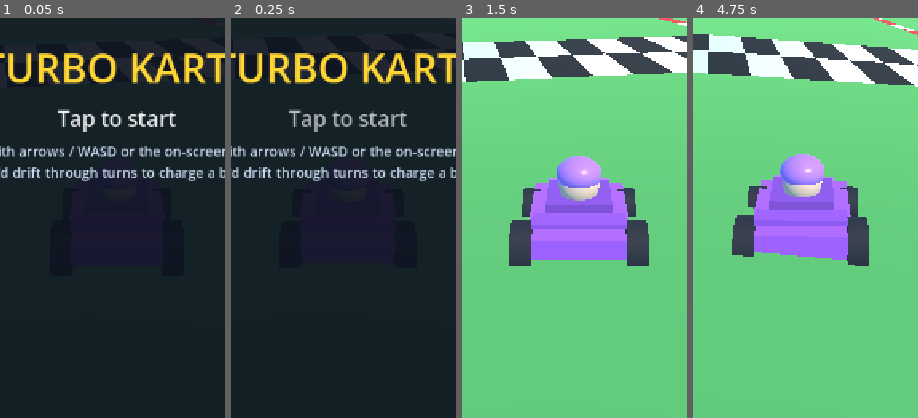
Above: before the commit, frames 1-4 (left to right).
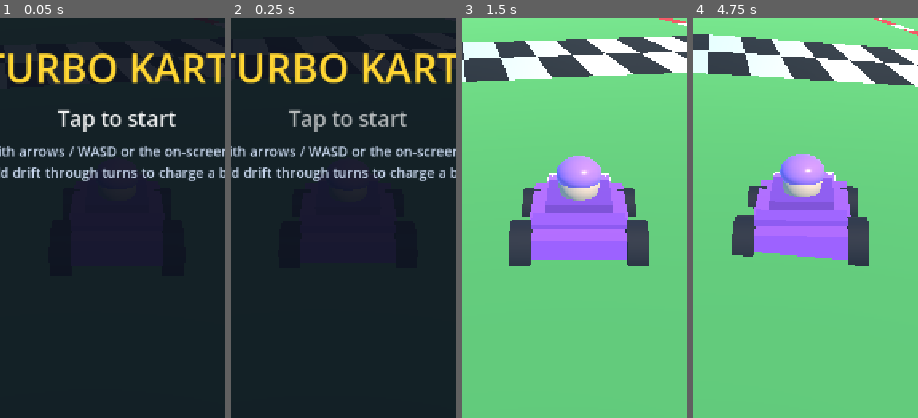
Above: after the commit, the same moments.

Repository: joseb33w/turbo-karts
Game: Godot game, scene res://main.tscn
Same seed, same stepped clock (60 frames per second), same inputs: the game is played once before the commit and once after it.
Inputs (mouse positions are % of the whole screen's width and height, from its top left):
- Up to frame 1 (0.05 s): no input
- Up to frame 2 (0.25 s): no input
- Up to frame 3 (1.5 s): tap Enter at 0.5 s; move the mouse to (72, 45) at 0.52 s; hold Right (kart_right) 0.53-1.28 s; hold Space (kart_drift) 0.53-1.28 s; click (72, 45) at 0.67 s; move the mouse to (30, 55) at 1.27 s; hold Down (kart_brake) from 1.28 s (still down); tap E (kart_item) at 1.35 s
- Up to frame 4 (4.75 s): move the mouse to (60, 28) at 2.02 s; release Down (kart_brake) at 2.03 s; hold Right (kart_right) 2.03-3.53 s; tap Shift at 2.1 s; move the mouse to (45, 70) at 2.77 s; tap Enter at 2.85 s; click (45, 70) at 2.92 s; tap Space (kart_drift) at 3.5 s; move the mouse to (80, 65) at 3.52 s; hold Space (kart_drift) 3.53-4.28 s; hold Left (kart_left) from 3.53 s (still down); move the mouse to (20, 35) at 4.27 s; tap E (kart_item) at 4.35 s
The pictures show only the part of the screen within x 24-74%, y 38-88%; the shares and areas given below are measured in that part.

The runs differ from the first frame. In frame 3, 0.1% of the frame differs, in the area x 20-84%, y 38-62%; in frame 4, 0.1%.

Commit message:
Build karts per style; build track from arena spec

Diff:
--- a/scripts/kart_build.gd
+++ b/scripts/kart_build.gd
@@ -1,18 +1,13 @@
 class_name KartBuild
 extends RefCounted
-## Builds a cute low-poly kart model (code-only meshes) in a Node3D.
-## The model faces -Z (Godot forward). Wheel meshes are returned so the caller
-## can spin them with speed.
+## Builds cute low-poly kart models (code-only meshes). The model faces -Z (Godot
+## forward). Each catalog vehicle has a `style` that tweaks proportions + accents so
+## the karts look visually distinct, plus emissive trim on the high-end machines.
 
 const PALETTE := [
-	Color(0.95, 0.27, 0.21),  # red
-	Color(0.20, 0.55, 0.95),  # blue
-	Color(0.30, 0.80, 0.35),  # green
-	Color(1.00, 0.78, 0.18),  # yellow
-	Color(0.70, 0.35, 0.90),  # purple
-	Color(1.00, 0.50, 0.20),  # orange
-	Color(0.20, 0.80, 0.80),  # teal
-	Color(0.95, 0.45, 0.70),  # pink
+	Color(0.95, 0.27, 0.21), Color(0.20, 0.55, 0.95), Color(0.30, 0.80, 0.35),
+	Color(1.00, 0.78, 0.18), Color(0.70, 0.35, 0.90), Color(1.00, 0.50, 0.20),
+	Color(0.20, 0.80, 0.80), Color(0.95, 0.45, 0.70),
 ]
 
 
@@ -36,23 +31,48 @@
 
 
 static func build(color: Color) -> Dictionary:
+	return build_def({"color": color, "style": "classic"})
+
+
+static func _params(style: String) -> Dictionary:
+	match style:
+		"sport":
+			return {"chassis": Vector3(1.45, 0.36, 2.30), "nose": 0.9, "spoiler": Vector3(1.4, 0.08, 0.4), "spoiler_y": 0.56, "wf": 0.32, "wr": 0.44, "emit": 0.0, "stripe": true}
+		"drift":
+			return {"chassis": Vector3(1.62, 0.40, 2.0), "nose": 0.7, "spoiler": Vector3(1.6, 0.1, 0.46), "spoiler_y": 0.62, "wf": 0.32, "wr": 0.52, "emit": 0.0, "stripe": false}
+		"heavy":
+			return {"chassis": Vector3(1.72, 0.55, 2.0), "nose": 0.7, "spoiler": Vector3(1.5, 0.12, 0.4), "spoiler_y": 0.66, "wf": 0.46, "wr": 0.52, "emit": 0.0, "stripe": false}
+		"gt":
+			return {"chassis": Vector3(1.42, 0.34, 2.42), "nose": 1.05, "spoiler": Vector3(1.45, 0.08, 0.42), "spoiler_y": 0.5, "wf": 0.32, "wr": 0.46, "emit": 0.35, "stripe": true}
+		"ace":
+			return {"chassis": Vector3(1.44, 0.34, 2.44), "nose": 1.05, "spoiler": Vector3(1.5, 0.09, 0.44), "spoiler_y": 0.52, "wf": 0.32, "wr": 0.46, "emit": 1.3, "stripe": true}
+		_:
+			return {"chassis": Vector3(1.5, 0.42, 2.1), "nose": 0.7, "spoiler": Vector3(1.3, 0.08, 0.35), "spoiler_y": 0.55, "wf": 0.32, "wr": 0.42, "emit": 0.0, "stripe": false}
+
+
+static func build_def(def: Dictionary) -> Dictionary:
+	var color: Color = def.get("color", Color(0.3, 0.8, 0.35))
+	var p := _params(str(def.get("style", "classic")))
+	var emit: float = p["emit"]
+
 	var root := Node3D.new()
 	root.name = "KartModel"
 
+	var cs: Vector3 = p["chassis"]
 	var chassis := MeshInstance3D.new()
 	var cm := BoxMesh.new()
-	cm.size = Vector3(1.5, 0.42, 2.1)
+	cm.size = cs
 	chassis.mesh = cm
-	chassis.material_override = _mat(color, 0.45)
+	chassis.material_override = _mat(color, 0.42, emit * 0.4)
 	chassis.position = Vector3(0, 0.05, 0)
 	root.add_child(chassis)
 
 	var nose := MeshInstance3D.new()
 	var nm := BoxMesh.new()
-	nm.size = Vector3(1.1, 0.3, 0.7)
+	nm.size = Vector3(cs.x * 0.74, 0.3, p["nose"])
 	nose.mesh = nm
-	nose.material_override = _mat(color.lightened(0.15), 0.4)
-	nose.position = Vector3(0, 0.02, -1.15)
+	nose.material_override = _mat(color.lightened(0.15), 0.4, emit * 0.4)
+	nose.position = Vector3(0, 0.02, -cs.z * 0.5 - p["nose"] * 0.45)
 	root.add_child(nose)
 
 	var cabin := MeshInstance3D.new()
@@ -77,27 +97,49 @@
 	hm.radius = 0.34
 	hm.height = 0.5
 	helmet.mesh = hm
-	helmet.material_override = _mat(color.lightened(0.25), 0.3)
+	helmet.material_override = _mat(color.lightened(0.25), 0.3, emit * 0.6)
 	helmet.position = Vector3(0, 0.95, 0.28)
 	root.add_child(helmet)
 
 	var spoiler := MeshInstance3D.new()
 	var spm := BoxMesh.new()
-	spm.size = Vector3(1.3, 0.08, 0.35)
+	spm.size = p["spoiler"]
 	spoiler.mesh = spm
-	spoiler.material_override = _mat(color.darkened(0.1), 0.4)
-	spoiler.position = Vector3(0, 0.55, 1.05)
+	spoiler.material_override = _mat(color.darkened(0.1), 0.4, emit)
+	spoiler.position = Vector3(0, p["spoiler_y"], cs.z * 0.5)
 	root.add_child(spoiler)
+
+	# headlights
+	for sx: float in [-1.0, 1.0]:
+		var hl := MeshInstance3D.new()
+		var hlm := SphereMesh.new()
+		hlm.radius = 0.12
+		hlm.height = 0.24
+		hlm.radial_segments = 6
+		hlm.rings = 3
+		hl.mesh = hlm
+		hl.material_override = _mat(Color(1.0, 0.96, 0.8), 0.2, 1.6)
+		hl.position = Vector3(sx * cs.x * 0.32, 0.08, -cs.z * 0.5 - p["nose"] * 0.85)
+		root.add_child(hl)
+
+	if bool(p["stripe"]):
+		var stripe := MeshInstance3D.new()
+		var stm := BoxMesh.new()
+		stm.size = Vector3(0.22, 0.03, cs.z * 0.95)
+		stripe.mesh = stm
+		stripe.material_override = _mat(Color(1, 1, 1, 1).lerp(color, 0.0), 0.3, emit * 0.8)
+		stripe.position = Vector3(0, 0.27, -0.1)
+		root.add_child(stripe)
 
 	var wheels: Array[MeshInstance3D] = []
 	var wmat := _mat(Color(0.12, 0.12, 0.14), 0.8)
 	var positions := [
-		Vector3(0.78, -0.05, -0.7),
-		Vector3(-0.78, -0.05, -0.7),
-		Vector3(0.82, -0.02, 0.78),
-		Vector3(-0.82, -0.02, 0.78),
+		Vector3(cs.x * 0.52, -0.05, -0.7),
+		Vector3(-cs.x * 0.52, -0.05, -0.7),
+		Vector3(cs.x * 0.55, -0.02, 0.78),
+		Vector3(-cs.x * 0.55, -0.02, 0.78),
 	]
-	var sizes := [0.32, 0.32, 0.42, 0.42]
+	var sizes := [p["wf"], p["wf"], p["wr"], p["wr"]]
 	for i in positions.size():
 		var w := MeshInstance3D.new()
 		var cyl := CylinderMesh.new()
